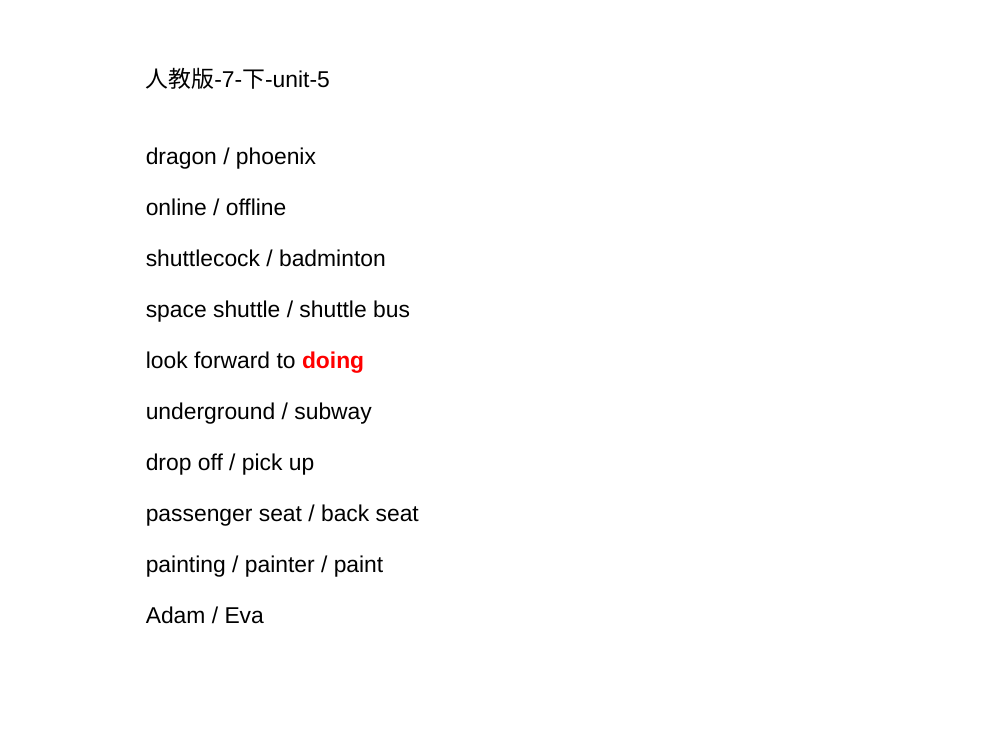
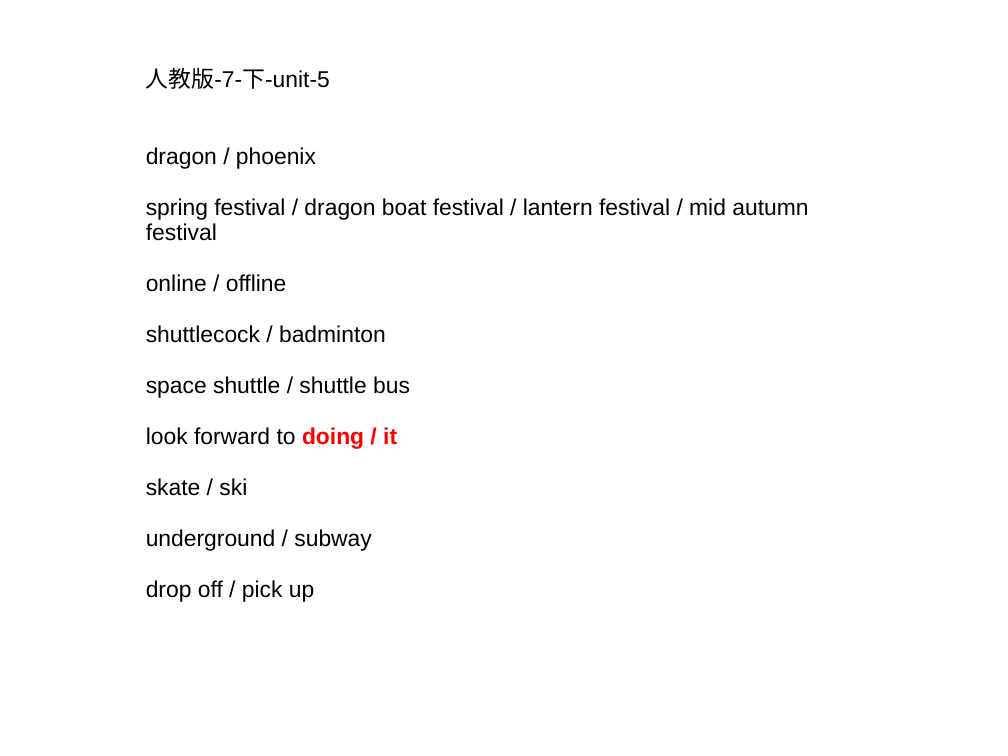
Before and after one commit to ericzhang/english-math, a slide deck: slide 1 of english/grade-7-下/7下英语人教版-unit-5-words.ppt. Drawn at 1008x756 pixels with LibreOffice and Linux fonts; fonts in the diff are those of the drawing. Boxes give left, top, right and bottom in pixels: in the first picture for what was removed or moved away, otherwise in the second. Text is boxed around its words. In the diff, an @@ line names an element or a change of style, - is before the commit and + after.

```diff
--- a/english/grade-7-下/7下英语人教版-unit-5-words.ppt
+++ b/english/grade-7-下/7下英语人教版-unit-5-words.ppt
@@ text at box(146, 198, 808, 241): paragraph added @@
+spring festival / dragon boat festival / lantern festival / mid autumn festival
@@ text at box(146, 427, 397, 496): text changed @@
-look forward to doing
+look forward to doing / it
+skate / ski
@@ text at box(146, 504, 419, 624): paragraphs removed @@
-passenger seat / back seat
-painting / painter / paint
-Adam / Eva
```
Also in this commit, not shown: 1 other slide changed, 2 other files.
